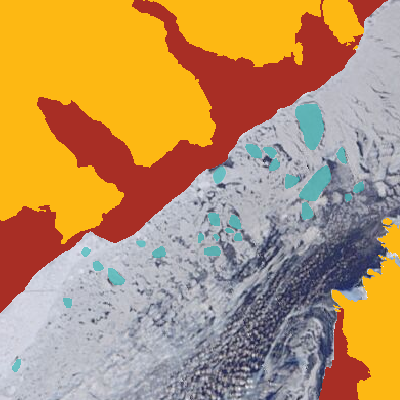
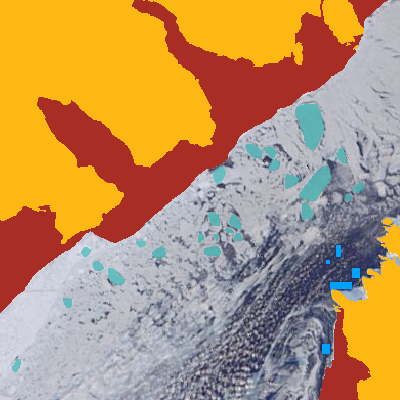
Comparing the layer stacks of the two 400 × 400 images. Changes:
added layer "water samples" (2nd of 2) above "land mask" over (x1=322, y1=245, x2=360, y2=354)
